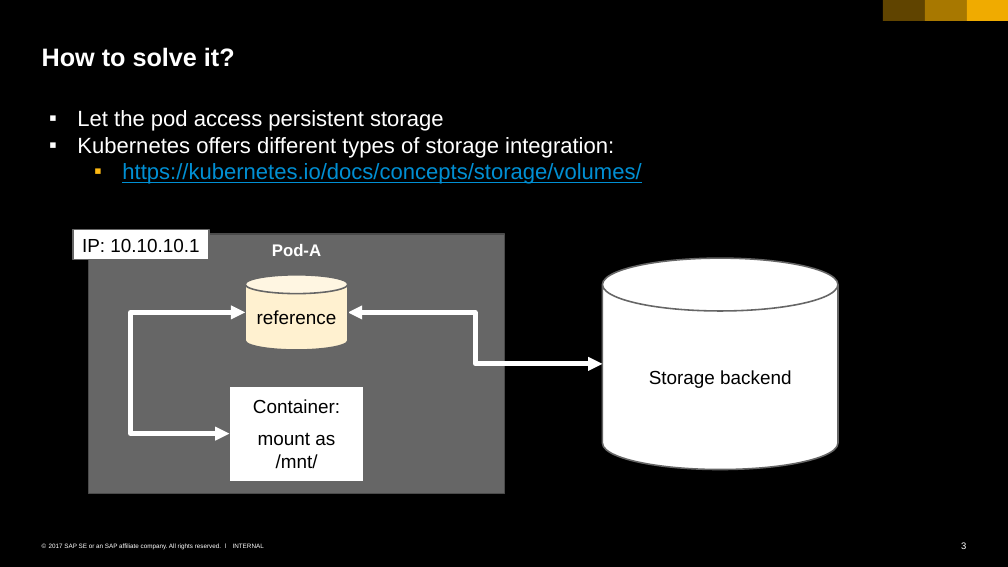
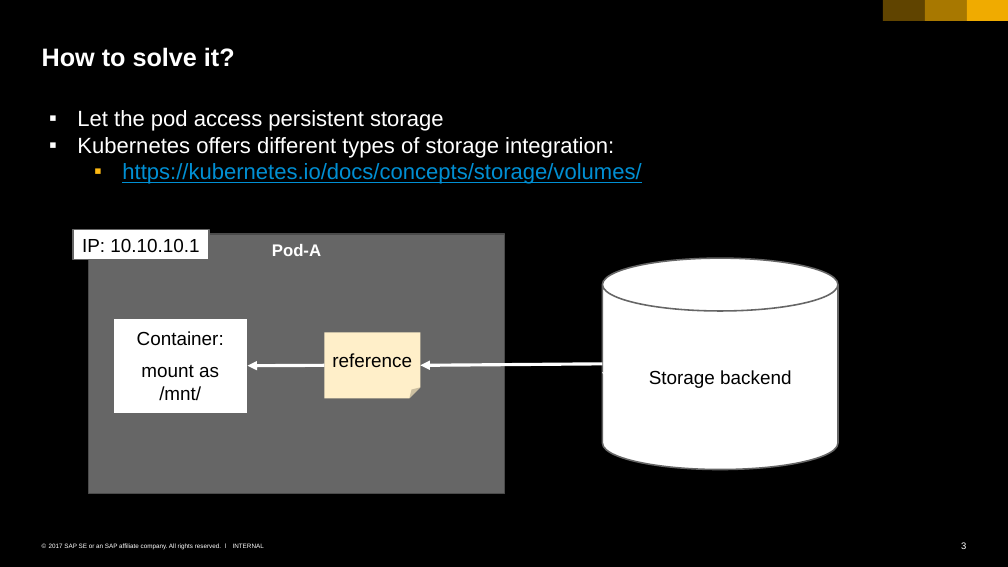
Before and after one commit to cuijiyao01/docker-k8s-training, a slide deck: slide 3 of kubernetes/05_persistence.pptx. Drawn at 1008x567 pixels with LibreOffice and Linux fonts; fonts in the diff are those of the drawing. Boxes give left, top, right and bottom in pixels: in the first picture for what was removed or moved away, otherwise in the second. Text is boxed around its words. In the diff, an @@ line names an element or a change of style, - is before the commit and + after.

```diff
--- a/kubernetes/05_persistence.pptx
+++ b/kubernetes/05_persistence.pptx
@@ rectangle "Container:" moved from (x1=229, y1=385, x2=363, y2=481) to (x1=113, y1=318, x2=248, y2=413) @@
@@ elbow double arrow removed from (245, 312) to (229, 434) @@
@@ elbow double arrow removed from (348, 312) to (602, 363) @@
@@ folded corner "reference" resized from (x1=245, y1=275, x2=348, y2=350) to (x1=324, y1=332, x2=420, y2=398) @@
@@ folded corner "reference" at (x1=324, y1=332, x2=420, y2=398): cylinder to folded corner; fill #FFF1D0 to #FFEFC9; outline #666666 1.5 pt to none @@
@@ arrow added from (324, 365) to (248, 366), #FFFFFF 3 pt @@
@@ arrow added from (602, 363) to (420, 365), #FFFFFF 3 pt @@
```
Also in this commit, not shown: 1 other slide changed.
